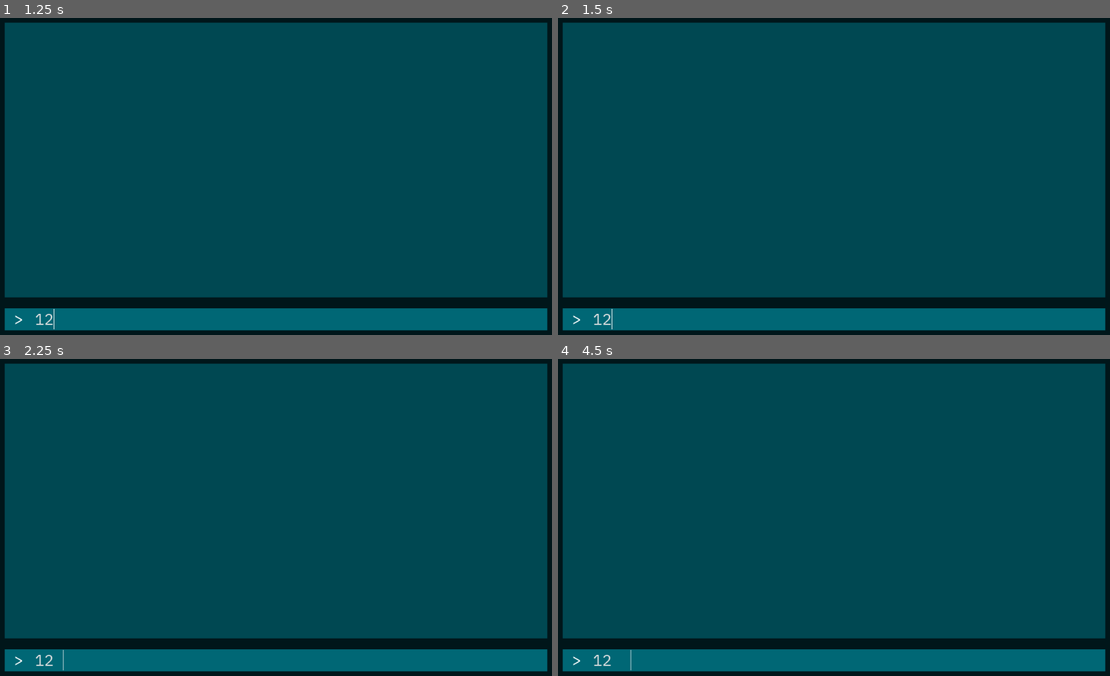
Above: before the commit, frames 1-4 (two rows, left to right).
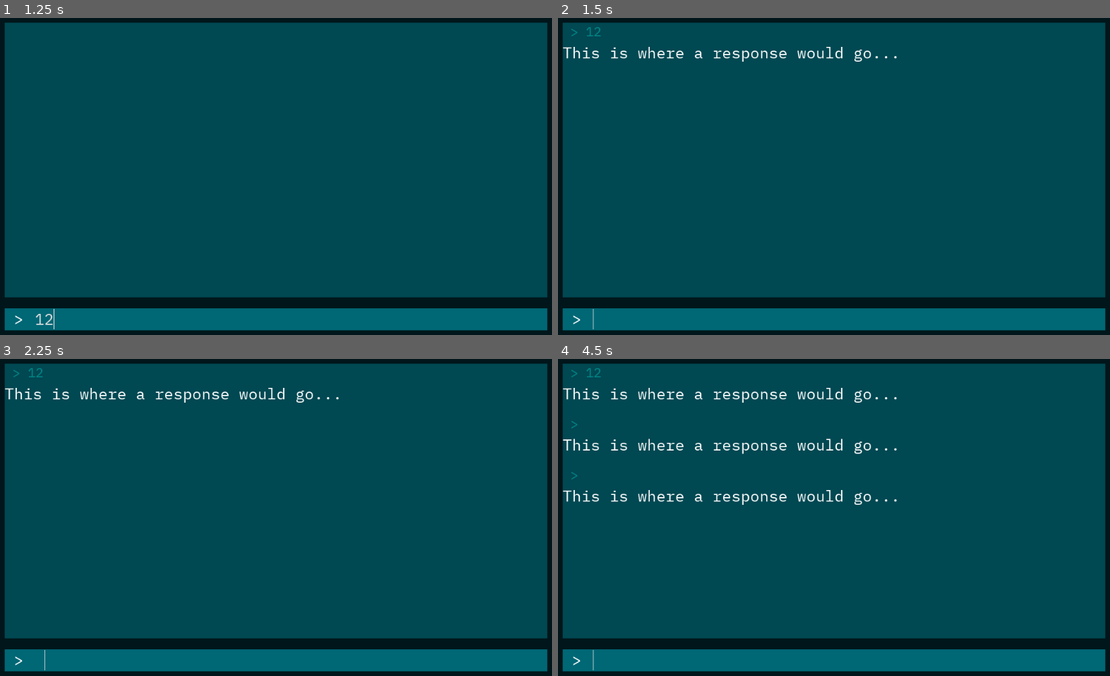
Above: after the commit, the same moments.

Repository: TheGeekSKM/the-mines-godot-port
Game: Godot game, scene res://Scenes/Game.tscn
The game is run twice, just before and just after one commit, with the same random seed, the same clock (stepped at 60 frames per second) and the same inputs.
Inputs (mouse positions are in pixels of both pictures, inside the frame that each line leads up to):
- Up to frame 1 (1.25 s): click (292, 319) at 0.52 s; type "12" at 0.6 s
- Up to frame 2 (1.5 s): tap Enter at 1.25 s
- Up to frame 3 (2.25 s): tap Space at 2 s
- Up to frame 4 (4.5 s): tap Enter at 2.75, 4.25 s; tap Space at 3.5 s

Frame 1 is identical in both runs. In frame 2, 0.8% of the frame differs, in the area x 0-62%, y 2-99%; in frame 3, 0.8%; in frame 4, 2.0%.

Commit message:
Input Works, Scrolling Functionality, Storing User Input

Diff:
--- a/Fonts/vcr_osd_mono_16.tres
+++ b/Fonts/plex_mono_24.tres
@@ -1,6 +1,7 @@
 [gd_resource type="DynamicFont" load_steps=2 format=2]
 
-[ext_resource path="res://Fonts/VCR_OSD_MONO_1.001.ttf" type="DynamicFontData" id=1]
+[ext_resource path="res://Fonts/IBMPlexMono-Regular.ttf" type="DynamicFontData" id=1]
 
 [resource]
+size = 24
 font_data = ExtResource( 1 )
--- a/Fonts/plex_mono_16.tres
+++ b/Fonts/vcr_osd_mono_24.tres
@@ -1,6 +1,7 @@
 [gd_resource type="DynamicFont" load_steps=2 format=2]
 
-[ext_resource path="res://Fonts/IBMPlexMono-Regular.ttf" type="DynamicFontData" id=1]
+[ext_resource path="res://Fonts/VCR_OSD_MONO_1.001.ttf" type="DynamicFontData" id=1]
 
 [resource]
+size = 24
 font_data = ExtResource( 1 )
--- a/Scenes/Game.tscn
+++ b/Scenes/Game.tscn
@@ -1,7 +1,8 @@
-[gd_scene load_steps=8 format=2]
+[gd_scene load_steps=9 format=2]
 
 [ext_resource path="res://Scripts/Input.gd" type="Script" id=1]
 [ext_resource path="res://Fonts/plex_mono_28.tres" type="DynamicFont" id=2]
+[ext_resource path="res://Scripts/Game.gd" type="Script" id=3]
 
 [sub_resource type="StyleBoxFlat" id=1]
 bg_color = Color( 0, 0.0901961, 0.105882, 1 )
@@ -19,6 +20,7 @@
 [node name="Game" type="Control"]
 anchor_right = 1.0
 anchor_bottom = 1.0
+script = ExtResource( 3 )
 
 [node name="Background" type="PanelContainer" parent="."]
 anchor_right = 1.0
@@ -45,6 +47,13 @@
 margin_bottom = 500.0
 size_flags_vertical = 3
 custom_styles/panel = SubResource( 2 )
+
+[node name="ScrollContainer" type="ScrollContainer" parent="Background/MarginContainer/Rows/GameInfo"]
+margin_right = 984.0
+margin_bottom = 500.0
+
+[node name="HistoryRows" type="VBoxContainer" parent="Background/MarginContainer/Rows/GameInfo/ScrollContainer"]
+custom_constants/separation = 20
 
 [node name="InputArea" type="PanelContainer" parent="Background/MarginContainer/Rows"]
 margin_top = 520.0
@@ -74,3 +83,6 @@
 custom_styles/normal = SubResource( 4 )
 max_length = 48
 script = ExtResource( 1 )
+
+[connection signal="text_entered" from="Background/MarginContainer/Rows/InputArea/HBoxContainer/Input" to="." method="_on_Input_text_entered"]
+[connection signal="text_entered" from="Background/MarginContainer/Rows/InputArea/HBoxContainer/Input" to="Background/MarginContainer/Rows/InputArea/HBoxContainer/Input" method="_on_Input_text_entered"]
--- /dev/null
+++ b/Scenes/InputResponse.tscn
@@ -0,0 +1,24 @@
+[gd_scene load_steps=4 format=2]
+
+[ext_resource path="res://Fonts/plex_mono_28.tres" type="DynamicFont" id=1]
+[ext_resource path="res://Fonts/plex_mono_24.tres" type="DynamicFont" id=2]
+[ext_resource path="res://Scripts/InputResponse.gd" type="Script" id=3]
+
+[node name="InputResponse" type="VBoxContainer"]
+margin_right = 984.0
+margin_bottom = 73.0
+script = ExtResource( 3 )
+
+[node name="InputHistory" type="Label" parent="."]
+margin_right = 984.0
+margin_bottom = 32.0
+custom_colors/font_color = Color( 0, 0.529412, 0.529412, 1 )
+custom_fonts/font = ExtResource( 2 )
+text = " > This is what the user typed."
+
+[node name="Response" type="Label" parent="."]
+margin_top = 36.0
+margin_right = 984.0
+margin_bottom = 73.0
+custom_fonts/font = ExtResource( 1 )
+text = "This is what the game will give back."
--- /dev/null
+++ b/Scripts/Game.gd
@@ -0,0 +1,13 @@
+extends Control
+
+const InputResponse = preload("res://Scenes/InputResponse.tscn")
+
+onready var history_rows = $Background/MarginContainer/Rows/GameInfo/ScrollContainer/HistoryRows
+
+
+func _on_Input_text_entered(new_text: String) -> void:
+	var input_response = InputResponse.instance()
+
+	input_response.set_text(new_text, "This is where a response would go...")
+
+	history_rows.add_child(input_response)
--- a/Scripts/Input.gd
+++ b/Scripts/Input.gd
@@ -14,3 +14,7 @@
 # Called every frame. 'delta' is the elapsed time since the previous frame.
 #func _process(delta: float) -> void:
 #	pass
+
+
+func _on_Input_text_entered(new_text: String) -> void:
+	clear()
--- /dev/null
+++ b/Scripts/InputResponse.gd
@@ -0,0 +1,5 @@
+extends VBoxContainer
+
+func set_text(input: String, response: String):
+	$InputHistory.text = " > " + input
+	$Response.text = response
